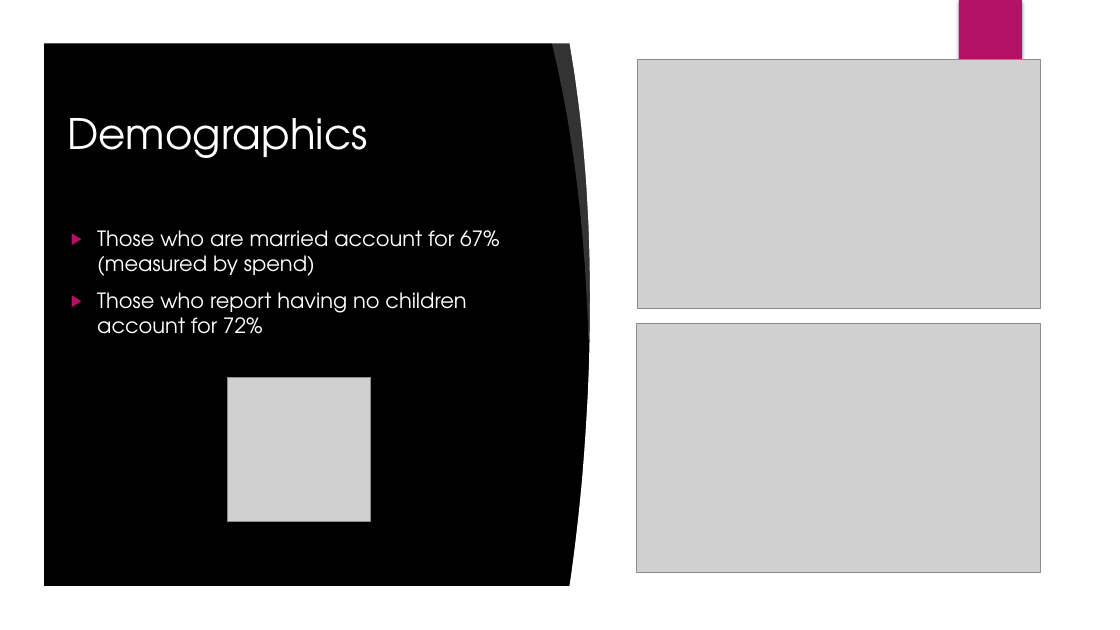
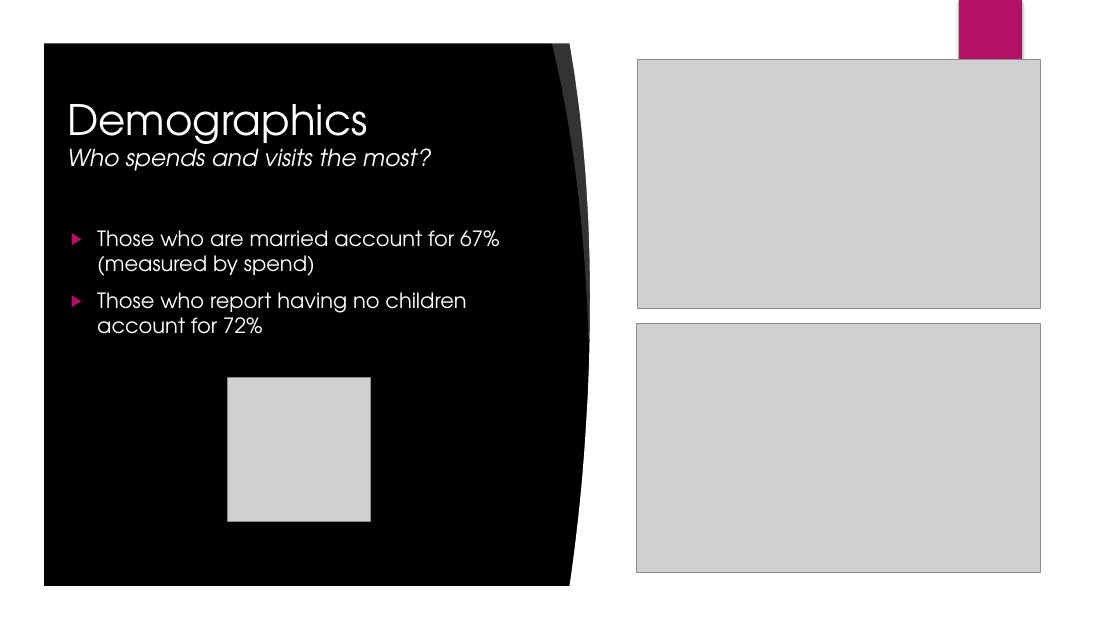
Before and after one commit to louiseshambrook/visit_scotland_final_project, a slide deck: slide 8 of presentation/visit_scotland_presentation.pptx. Drawn at 1120x630 pixels with LibreOffice and Linux fonts; fonts in the diff are those of the drawing; grey boxes stand for pictures; background and template pictures are left out. Boxes give left, top, right and bottom in pixels: in the first picture for what was removed or moved away, otherwise in the second. Text is boxed around its words. In the diff, an @@ line names an element or a change of style, - is before the commit and + after.

```diff
--- a/presentation/visit_scotland_presentation.pptx
+++ b/presentation/visit_scotland_presentation.pptx
@@ title at (67,104,431,171): text changed; size 36 to 20 pt; italic on @@
-Demographics
+Demographics
+Who spends and visits the most?
```
Also in this commit, not shown: 8 other slides changed, 1 slide added, 1 slide removed, 2 other files.
